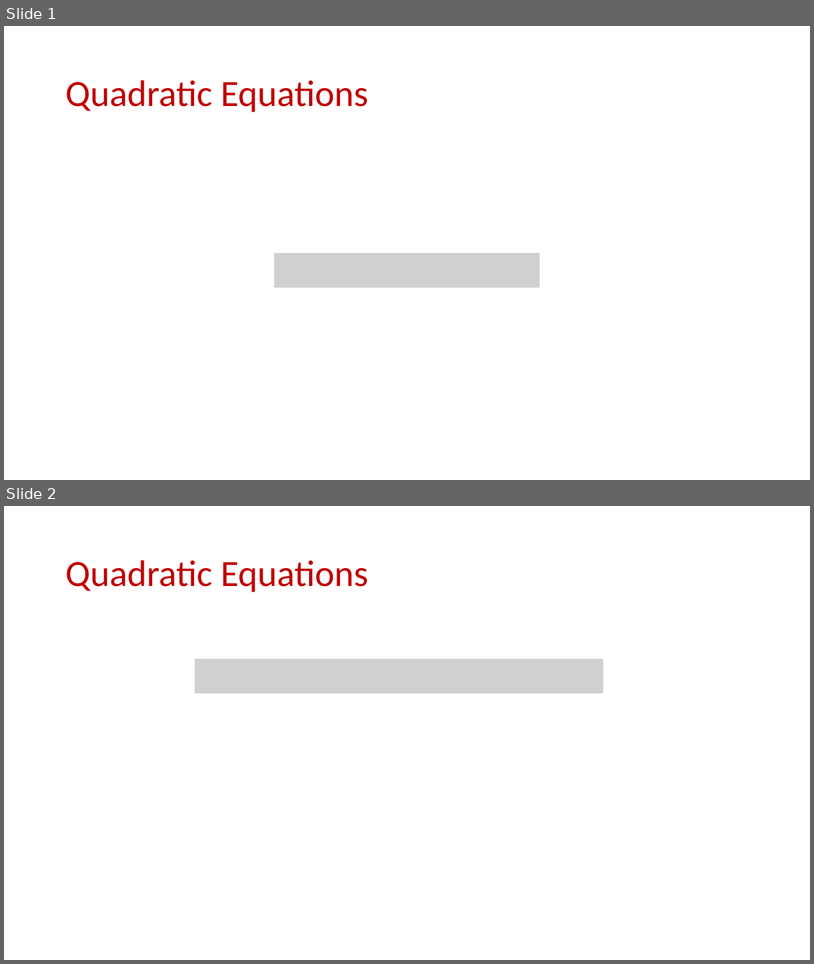
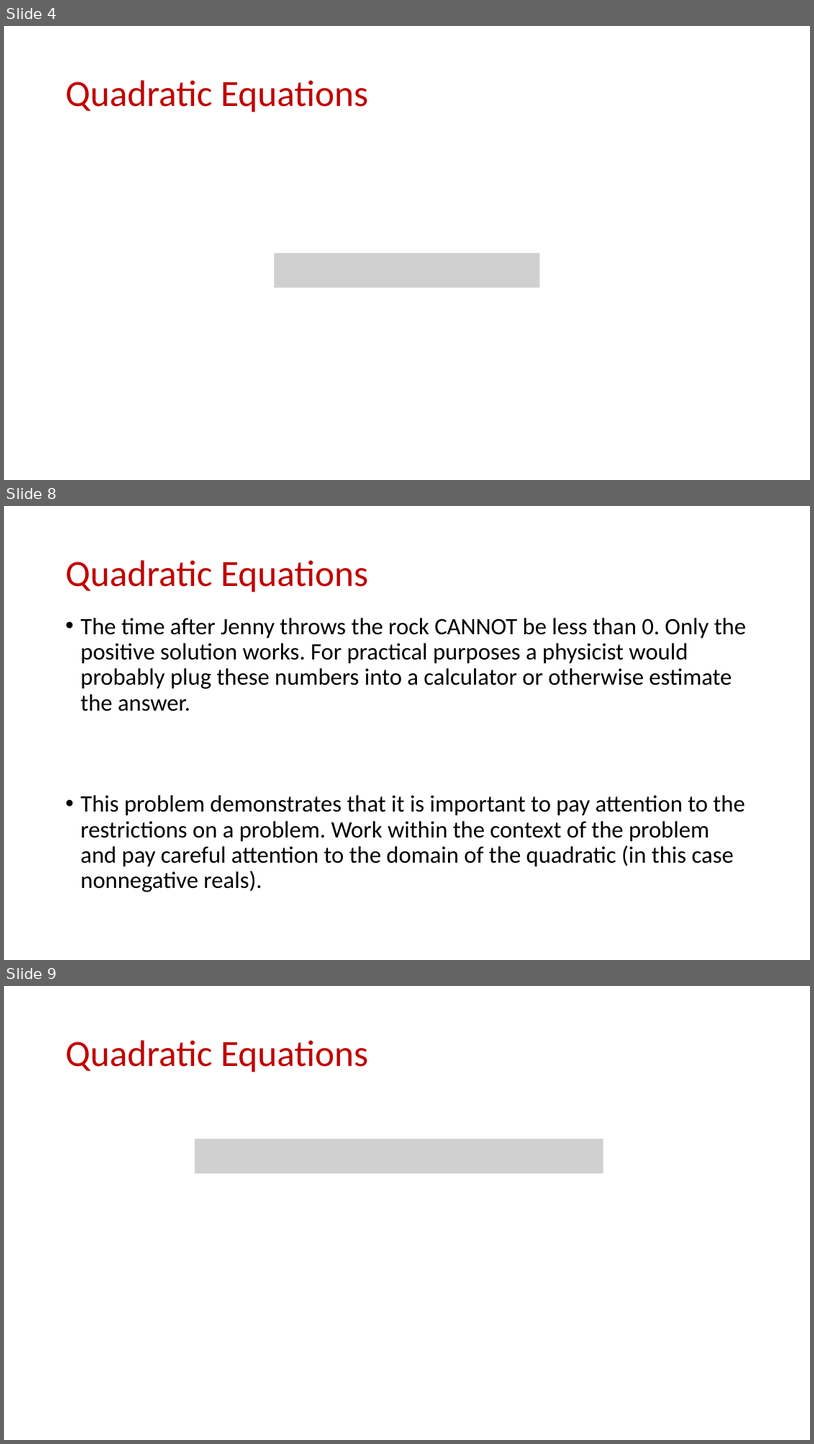
Before and after one commit to samsonzhou/samsonzhou.github.io, a slide deck: TAMU-math-circle/L1.pptx. Shown one above the other, each under a label of ours: slides 1 and 2 before the commit, slides 4, 8 and 9 after it; the slides between them are not shown. The pictures are 814x964 and 814x1444 pixels, drawn with LibreOffice and Linux fonts; fonts in the diff are those of the drawing; grey boxes stand for pictures. Boxes give left, top, right and bottom in pixels: in the first picture for what was removed or moved away, otherwise in the second. Text is boxed around its words. In the diff, an @@ line names an element or a change of style, - is before the commit and + after.

```diff
--- a/TAMU-math-circle/L1.pptx
+++ b/TAMU-math-circle/L1.pptx
@@ slide 8 added at (4, 506, 810, 960), background #FFFFFF @@
@@ title added at (65, 560, 368, 592), 44 pt, text #C00000 @@
+Quadratic Equations
@@ text added at (80, 618, 746, 892), 28 pt, text #000000 @@
+• The time after Jenny throws the rock CANNOT be less than 0. Only the positive solution works. For practical purposes a physicist would probably plug these numbers into a calculator or otherwise estimate the answer.
+• This problem demonstrates that it is important to pay attention to the restrictions on a problem. Work within the context of the problem and pay careful attention to the domain of the quadratic (in this case nonnegative reals).
@@ what was slide 1 is now slide 4 @@
@@ what was slide 2 is now slide 9 @@
```
Also in this commit, not shown: 7 slides changed, 53 other slides added, 3 other files.
